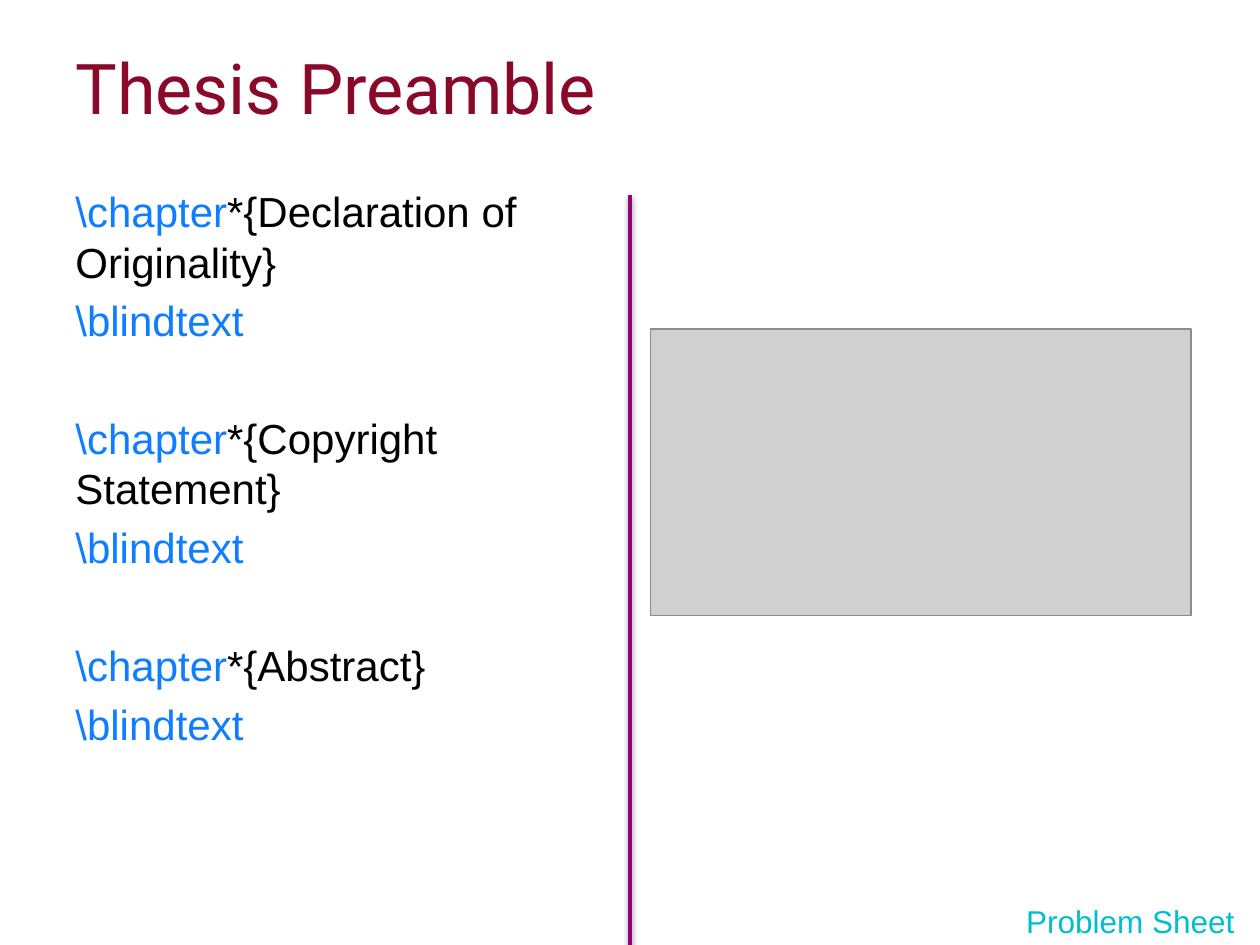
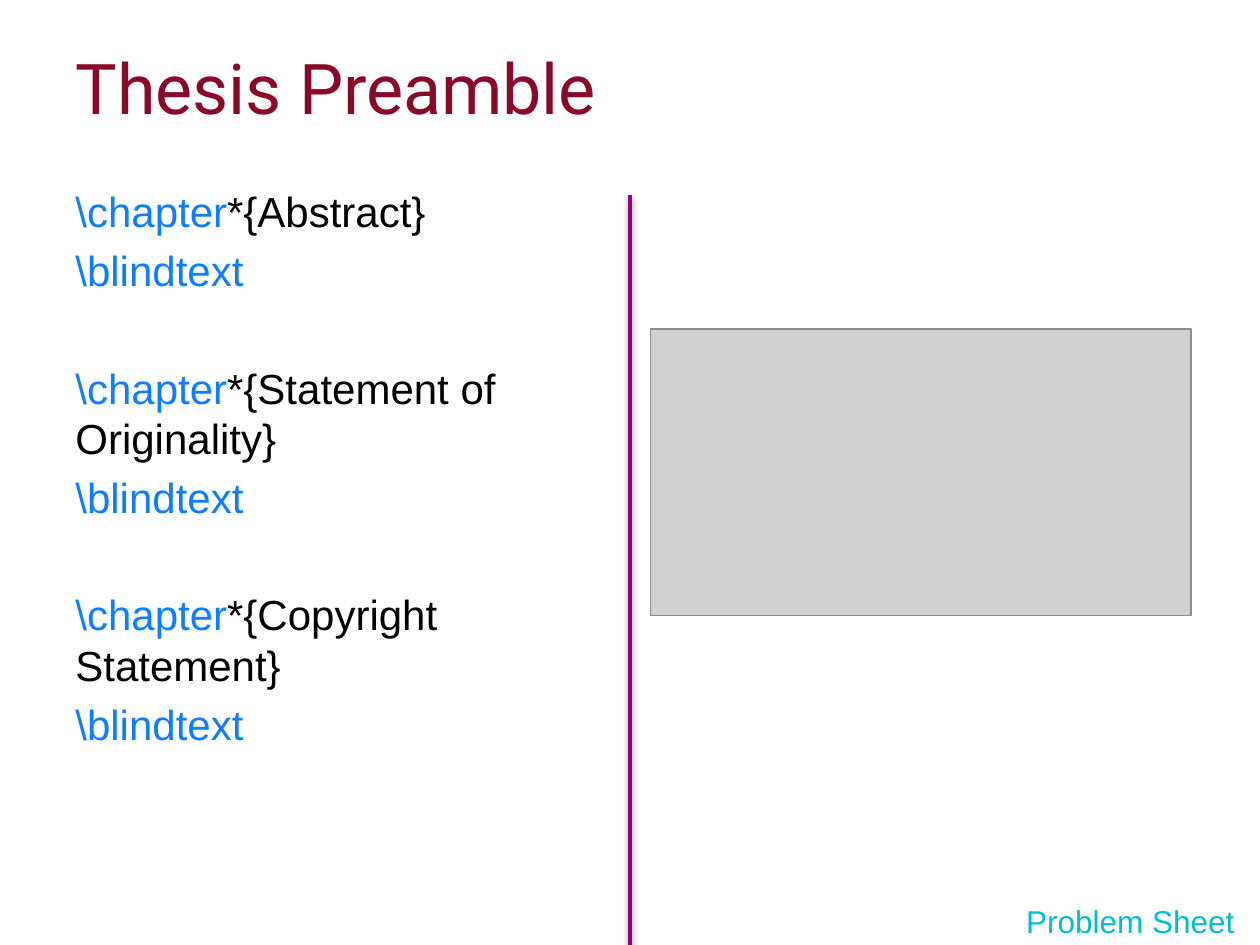
Before and after one commit to ImperialCollegeLondon/RCDS-writing-theses-in-latex, a slide deck: slide 17 of Writing Theses in Latex Slides.pptx. Drawn at 1260x945 pixels with LibreOffice and Linux fonts; fonts in the diff are those of the drawing; grey boxes stand for pictures; background and template pictures are left out. Boxes give left, top, right and bottom in pixels: in the first picture for what was removed or moved away, otherwise in the second. Text is boxed around its words. In the diff, an @@ line names an element or a change of style, - is before the commit and + after.

```diff
--- a/Writing Theses in Latex Slides.pptx
+++ b/Writing Theses in Latex Slides.pptx
@@ text at [75, 196, 496, 463]: text changed @@
-\chapter*{Declaration of Originality}
+\chapter*{Abstract}
+\blindtext
+\chapter*{Statement of Originality}
@@ text at [75, 650, 425, 741]: paragraphs removed @@
-\chapter*{Abstract}
-\blindtext
```
Also in this commit, not shown: 13 other slides changed.
